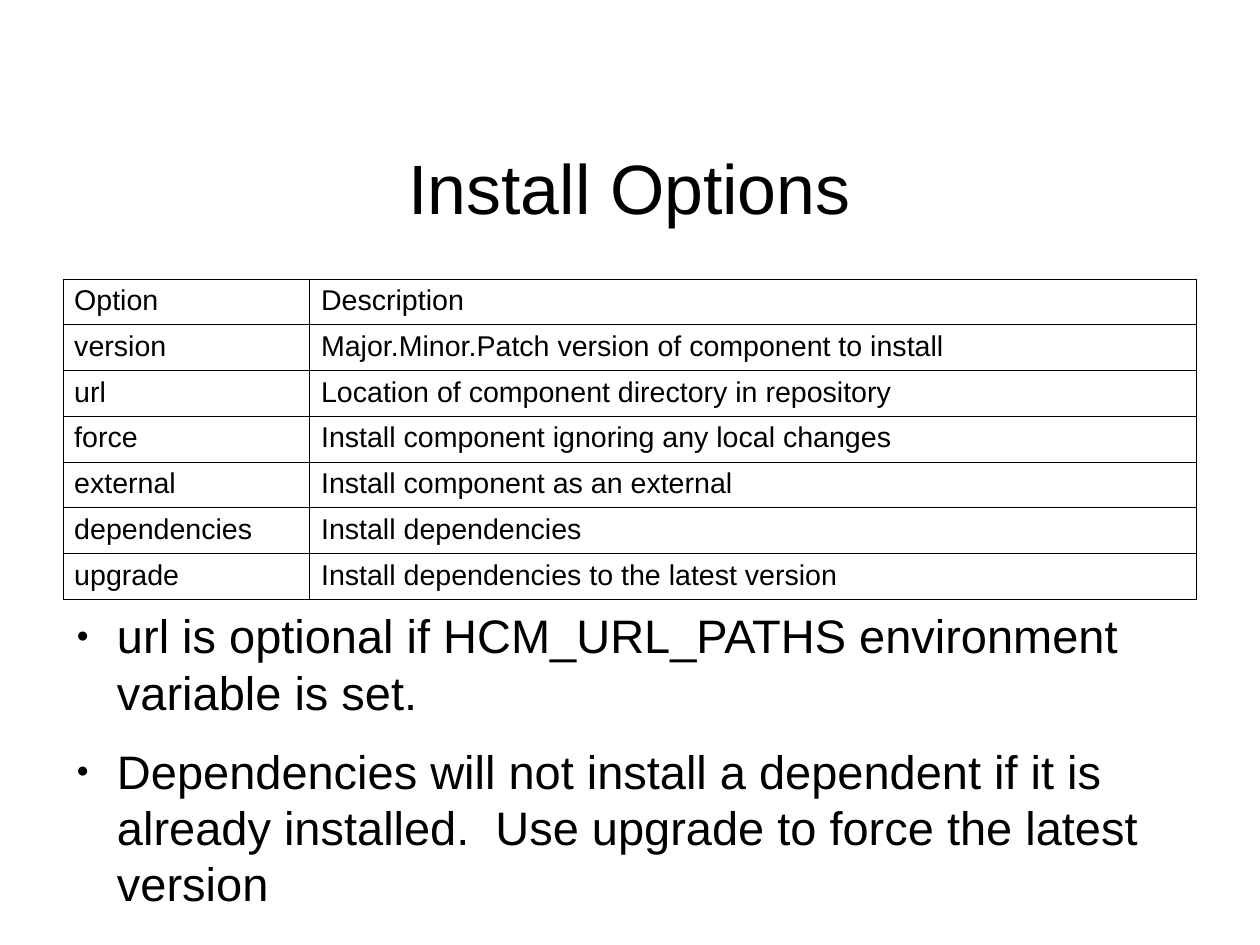
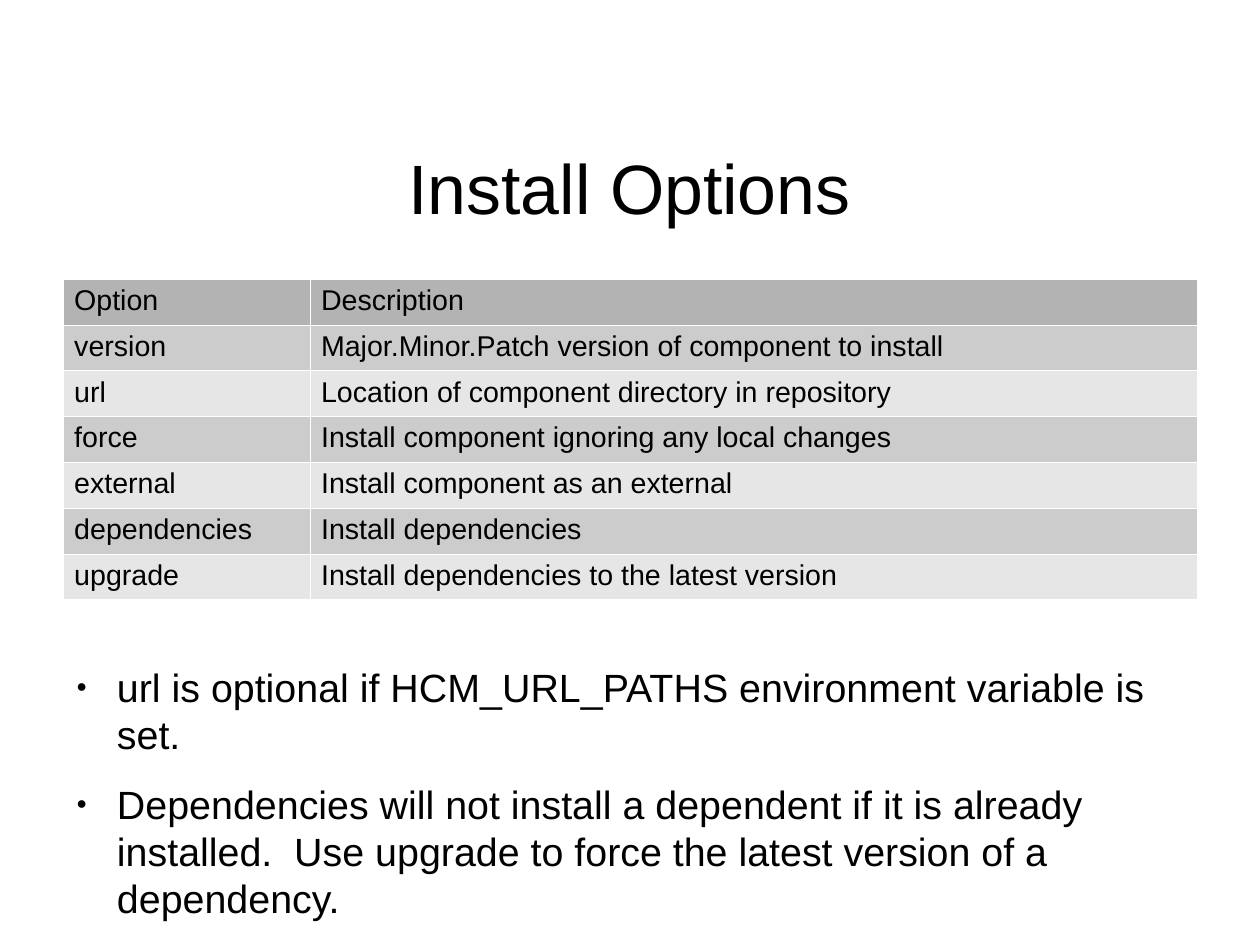
Before and after one commit to jeremiah-c-leary/hdl-component-manager, a slide deck: slide 8 of docs/presentations/hdl-component-manager.odp (slide 7 before the commit). Drawn at 1260x945 pixels with LibreOffice and Linux fonts; fonts in the diff are those of the drawing; background and template pictures are left out. Boxes give left, top, right and bottom in pixels: in the first picture for what was removed or moved away, otherwise in the second. Text is boxed around its words. In the diff, an @@ line names an element or a change of style, - is before the commit and + after.

```diff
--- a/docs/presentations/hdl-component-manager.odp
+++ b/docs/presentations/hdl-component-manager.odp
@@ table at (63,279,1197,594) @@
@@ fill none to #B3B3B3 in row 1 @@
@@ fill none to #CCCCCC in 6 cells @@
@@ fill none to #E6E6E6 in 6 cells @@
@@ borders changed @@
@@ text "url is optional if HCM_URL_PATHS ...": place and size @@
-text "url is optional if HCM_URL_PATHS ..." at (117,619,1137,854)
+text "url is optional if HCM_URL_PATHS ..." at (117,673,1144,874)
@@ text at (117,673,1144,750): size 29.6 to 24.8 pt in "url is optional if HCM_URL_PATHS environment variable ..." @@
@@ text at (117,790,1082,874): text changed; size 29.6 to 24.8 pt @@
-● Dependencies will not install a dependent if it is already installed. Use upgrade to force the latest version
+● Dependencies will not install a dependent if it is already installed. Use upgrade to force the latest version of a dependency.
```
Also in this commit, not shown: 7 other slides changed, 1 slide added.
